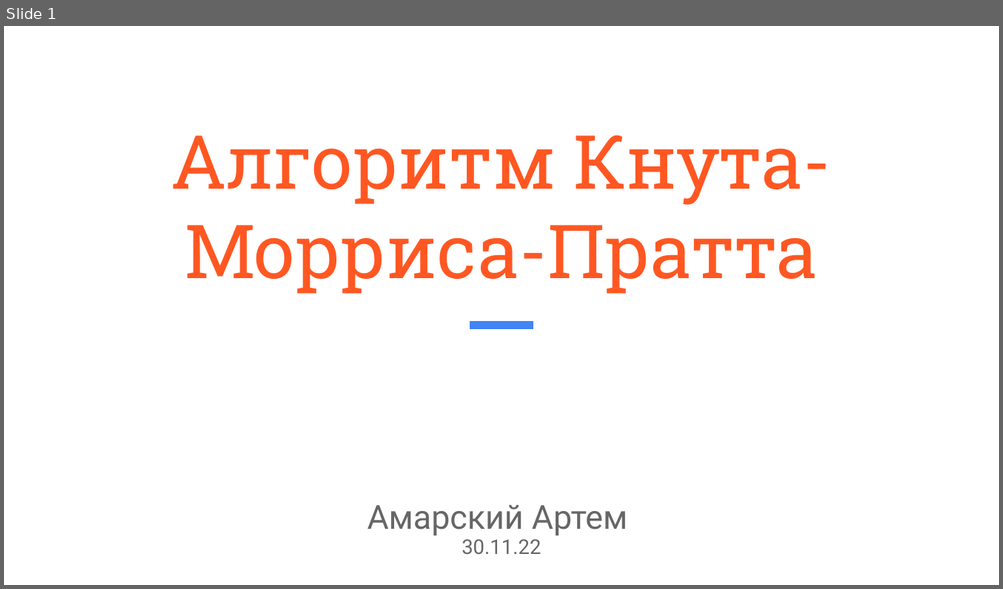
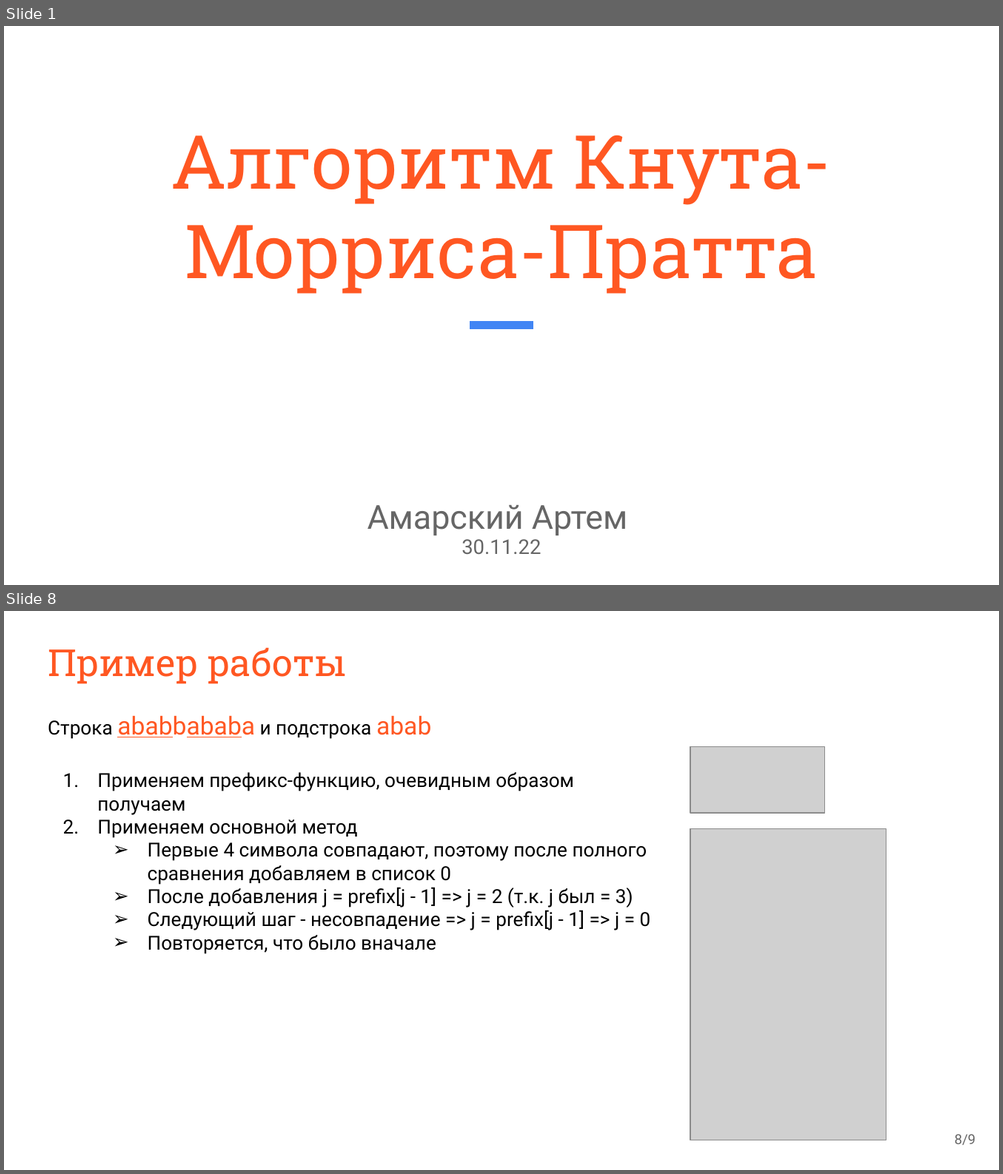
Before and after one commit to AmarskiyArtem/firstSemester, a slide deck: homeworks/reports/KMP.30.11.22/Amarskiy. KMP. 30.11.22. report.pptx. Shown one above the other, each under a label of ours: slide 1 before the commit, slides 1 and 8 after it; the slides between them are not shown. The pictures are 1003x589 and 1003x1174 pixels, drawn with LibreOffice and Linux fonts; fonts in the diff are those of the drawing; grey boxes stand for pictures. Boxes give left, top, right and bottom in pixels: in the first picture for what was removed or moved away, otherwise in the second. Text is boxed around its words. In the diff, an @@ line names an element or a change of style, - is before the commit and + after.

```diff
--- a/homeworks/reports/KMP.30.11.22/Amarskiy. KMP. 30.11.22. report.pptx
+++ b/homeworks/reports/KMP.30.11.22/Amarskiy. KMP. 30.11.22. report.pptx
@@ slide 8 added at <box>4,611,999,1170</box>, background #FFFFFF @@
@@ title added at <box>48,647,345,684</box>, 27 pt, text #FF5722 @@
+Пример работы
@@ text added at <box>48,715,431,739</box>, 14 pt, text #000000 @@
+Строка ababbababa и подстрока abab
@@ picture added at <box>690,747,825,814</box> @@
@@ text added at <box>97,772,651,954</box>, 14 pt, text #000000 @@
+1. Применяем префикс-функцию, очевидным образом получаем
+2. Применяем основной метод
+  ➢ Первые 4 символа совпадают, поэтому после полного сравнения добавляем в список 0
+  ➢ После добавления j = prefix[j - 1] => j = 2 (т.к. j был = 3)
+  ➢ Следующий шаг - несовпадение => j = prefix[j - 1] => j = 0
+  ➢ Повторяется, что было вначале
@@ picture added at <box>690,829,886,1141</box> @@
@@ page number added at <box>954,1134,976,1145</box>, 10 pt, text #666666 @@
+8/9
```
Also in this commit, not shown: 7 slides changed.
